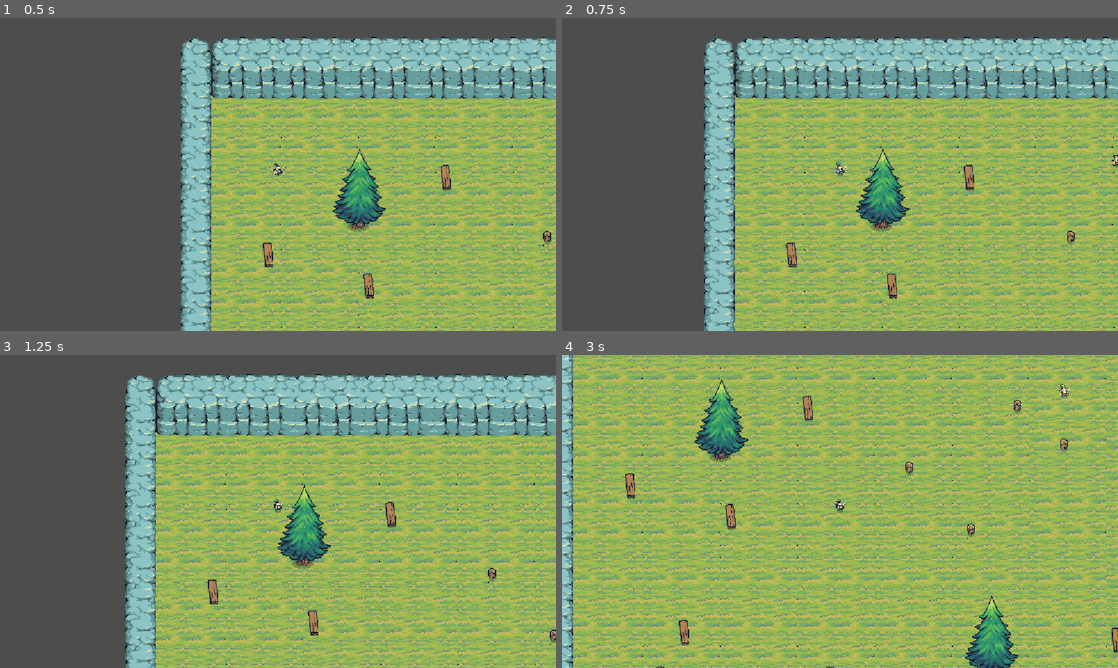
Above: before the commit, frames 1-4 (two rows, left to right).
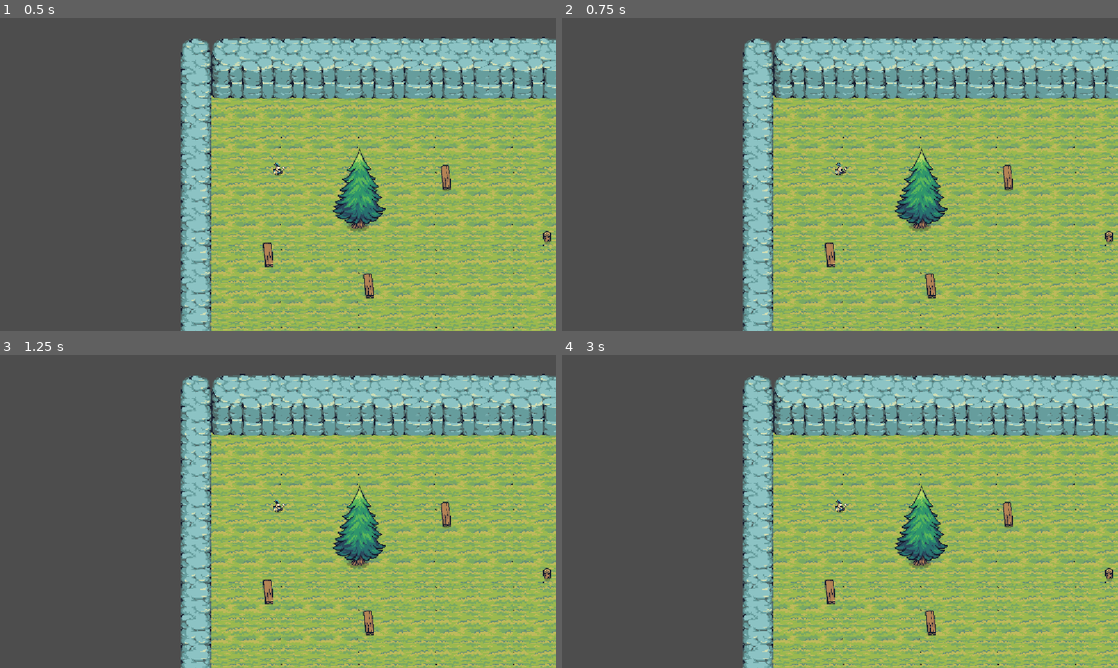
Above: after the commit, the same moments.

Repository: marcos-vallas/Metodos-Inteligentes
Game: Godot game, scene res://Scenes/Screen_1.tscn
Two runs of this game, one before a commit and one after it. Both use one fixed random seed, a clock stepped at 60 frames per second and the inputs below.
Inputs:
- Up to frame 1 (0.5 s): no input
- Up to frame 2 (0.75 s): tap Enter at 0.5 s; hold D (right) from 0.53 s (still down)
- Up to frame 3 (1.25 s): keep holding D (right)
- Up to frame 4 (3 s): release D (right) at 1.28 s; hold S (down) 1.28-2.03 s; hold D (right) 2.03-2.78 s; hold W (up) from 2.78 s (still down)

Frame 1 is identical in both runs. In frame 2, 40% of the frame differs, in the area x 25-100%, y 6-100%; in frame 3, 44%; in frame 4, 82%, in the area x 0-100%, y 0-100%.
Error after the commit: Parse Error: Could not find type "MovementComponent" in the current scope. (res://Player/Scenes/player.gd:4)

Commit message:
Modifiqué MovementComponent.
Agregué Seek, Flek, Arrive y wander

Diff:
--- a/metodos-inteligentes/Player/Scripts/movement_component.gd
+++ b/metodos-inteligentes/Player/Scripts/movement_component.gd
@@ -1,9 +1,17 @@
 
 # movement_component.gd
-extends Resource
-class_name MovementComponent
+@export var speed : int = 400
 
-@export var speed : int = 400
+# Parámetros para Arrive
+@export var slowing_radius : float = 120.0
+@export var stop_radius : float = 10.0
+
+# Parámetros para Wander
+@export var wander_distance : float = 80.0
+@export var wander_radius : float = 40.0
+@export var wander_jitter : float = 0.4
+var wander_angle : float = 0.0
+
 var move_direction = Vector2.ZERO
 
 func get_motion() -> Vector2:
@@ -11,3 +19,38 @@
 	move_direction.x = int(Input.is_action_pressed("right")) - int(Input.is_action_pressed("left"))
 	move_direction.y = int(Input.is_action_pressed("down")) - int(Input.is_action_pressed("up"))
 	return move_direction.normalized() * speed
+
+	# 1. SEEK (Perseguir)
+func seek(current_pos: Vector2, target_pos: Vector2) -> Vector2:
+	move_direction = (target_pos - current_pos).normalized()
+	return move_direction * speed
+
+# 2. FLEE (Huir)
+func flee(current_pos: Vector2, threat_pos: Vector2) -> Vector2:
+	move_direction = (current_pos - threat_pos).normalized()
+	return move_direction * speed
+
+# 3. ARRIVE (Llegar y frenar)
+func arrive(current_pos: Vector2, target_pos: Vector2) -> Vector2:
+	var to_target = target_pos - current_pos
+	var distance = to_target.length()
+
+	if distance <= stop_radius:
+		move_direction = Vector2.ZERO
+		return Vector2.ZERO
+
+	move_direction = to_target.normalized()
+	if distance < slowing_radius:
+		var ramped_speed = speed * (distance / slowing_radius)
+		return move_direction * ramped_speed
+	else:
+		return move_direction * speed
+
+# 4. WANDER (Vagar)
+func wander() -> Vector2:
+	var forward = move_direction if move_direction != Vector2.ZERO else Vector2.RIGHT
+	wander_angle += randf_range(-wander_jitter, wander_jitter)
+	var circle_center = forward * wander_distance
+	var displacement = Vector2(cos(wander_angle), sin(wander_angle)) * wander_radius
+	move_direction = (circle_center + displacement).normalized()
+	return move_direction * speed
